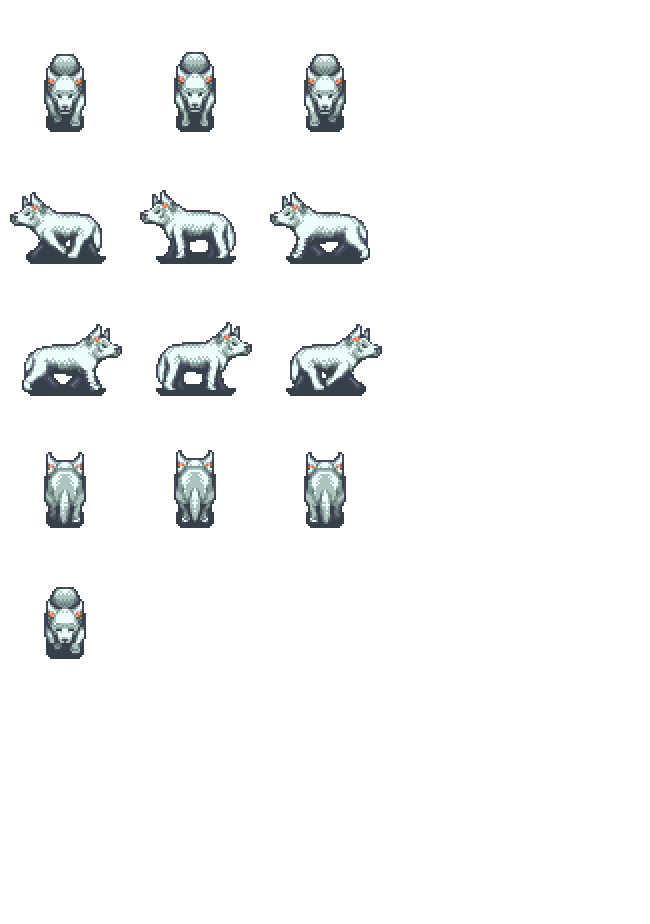
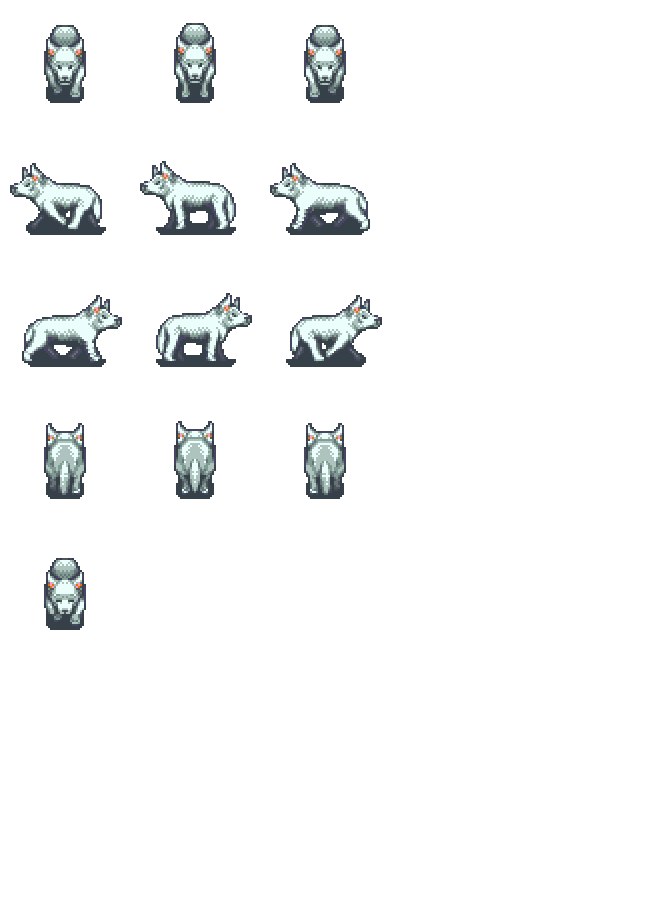
Before/after of a 650x924 layered artwork. What changed in the layer stack:
renamed "레이어 1" to "레이어 2 복사", moved it above "레이어 2", painted on it over [10, 23, 382, 630]
hid "레이어 2", painted on it over [10, 52, 382, 659]
